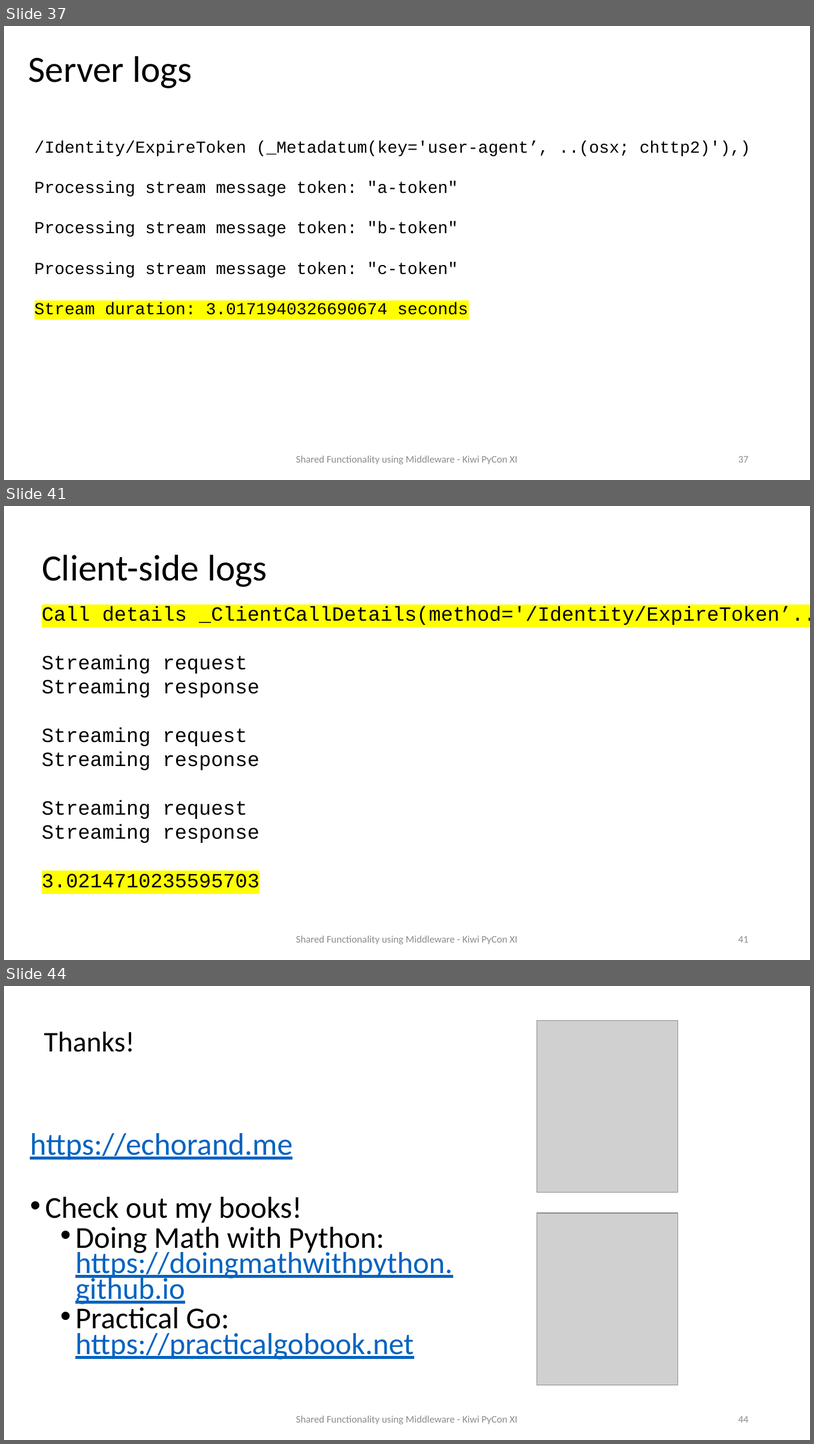
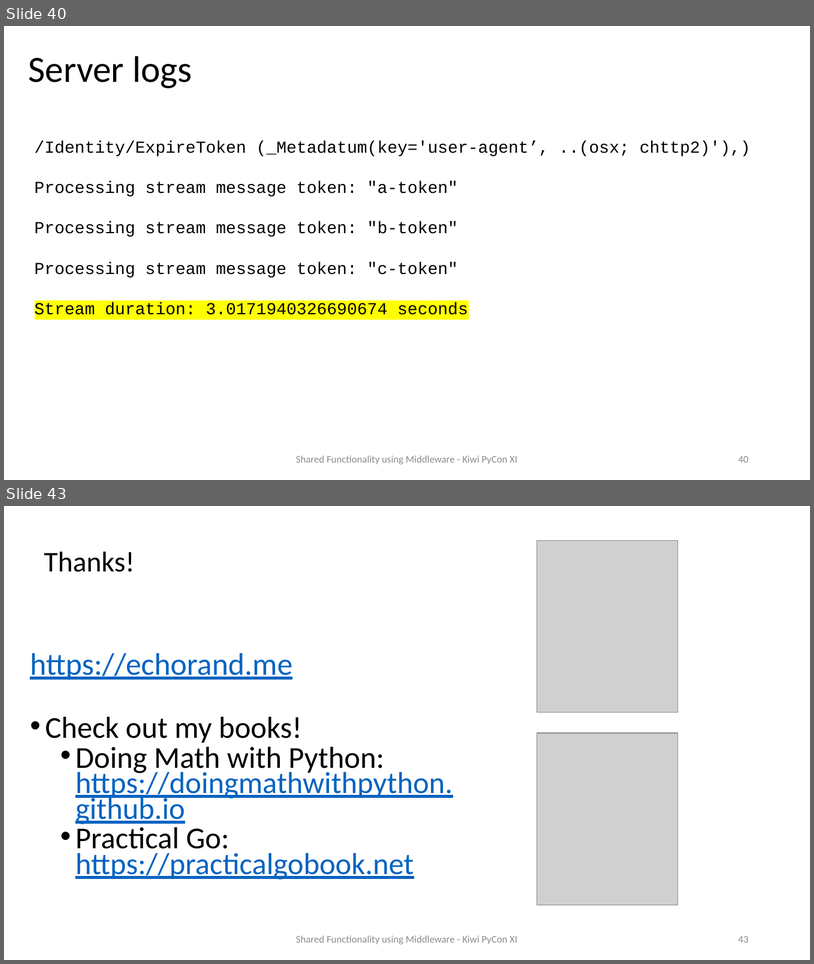
Before and after one commit to prod-python/kiwi-pycon-xi, a slide deck: slides.pptx. Shown one above the other, each under a label of ours: slides 37, 41 and 44 before the commit, slides 40 and 43 after it; the slides between them are not shown. The pictures are 814x1444 and 814x964 pixels, drawn with LibreOffice and Linux fonts; fonts in the diff are those of the drawing; grey boxes stand for pictures. Boxes give left, top, right and bottom in pixels: in the first picture for what was removed or moved away, otherwise in the second. Text is boxed around its words. In the diff, an @@ line names an element or a change of style, - is before the commit and + after.

```diff
--- a/slides.pptx
+++ b/slides.pptx
@@ slide 41 removed at (4, 506, 810, 960), background #FFFFFF @@
@@ title removed at (42, 555, 267, 587) @@
-Client-side logs
@@ text removed at (42, 606, 810, 888) @@
-Call details _ClientCallDetails(method='/Identity/ExpireToken’..)
-Streaming request
-Streaming response
-Streaming request
-Streaming response
-Streaming request
-Streaming response
-3.0214710235595703
@@ text removed at (296, 935, 518, 944) @@
-Shared Functionality using Middleware - Kiwi PyCon XI
@@ page number removed at (738, 936, 749, 942) @@
-41
@@ what was slide 37 is now slide 40 @@
@@ page number at (738, 456, 749, 462): text changed @@
-37
+40
@@ what was slide 44 is now slide 43 @@
@@ page number at (738, 936, 749, 942): text changed @@
-44
+43
```
Also in this commit, not shown: 12 slides changed, 3 slides added, 3 other slides removed, 2 other files.
